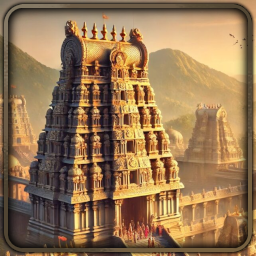
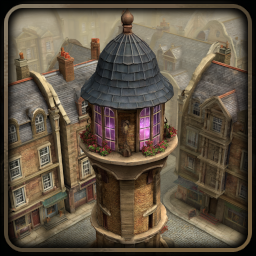
Before/after of a 256 x 256 layered artwork. What changed in the layer stack:
hid "Venkateswara Temple" over [0, 0, 256, 256]
added layer "Mage Tower (New)" in group "Backgrounds" over [0, 0, 256, 256]
